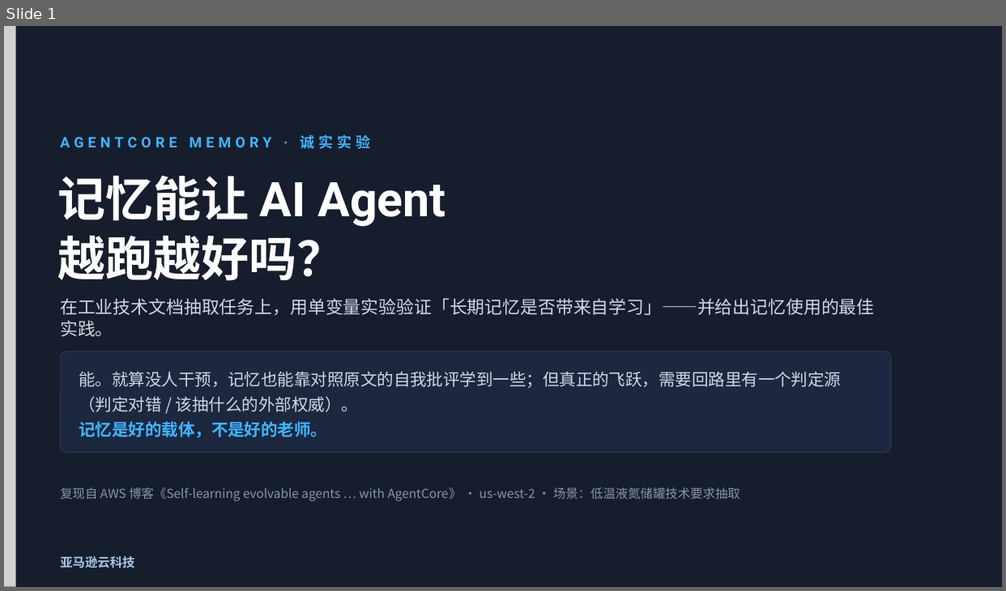
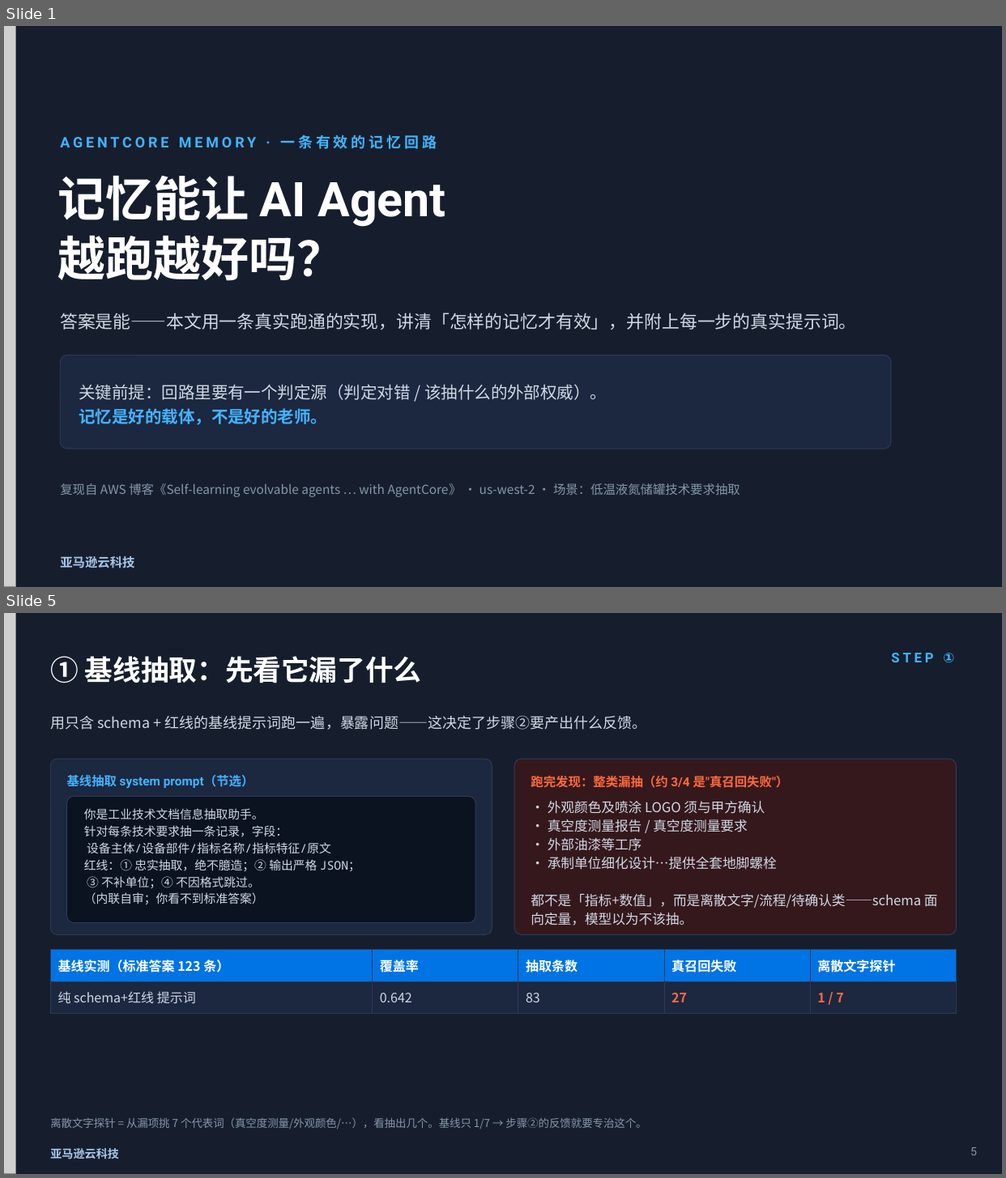
Before and after one commit to dashjim/agentcore-memory-loop, a slide deck: docs/记忆能让Agent越跑越好吗.pptx. Shown one above the other, each under a label of ours: slide 1 before the commit, slides 1 and 5 after it; the slides between them are not shown. The pictures are 1006x591 and 1006x1178 pixels, drawn with LibreOffice and Linux fonts; fonts in the diff are those of the drawing; grey boxes stand for pictures. Boxes give left, top, right and bottom in pixels: in the first picture for what was removed or moved away, otherwise in the second. Text is boxed around its words. In the diff, an @@ line names an element or a change of style, - is before the commit and + after.

```diff
--- a/docs/记忆能让Agent越跑越好吗.pptx
+++ b/docs/记忆能让Agent越跑越好吗.pptx
@@ slide 5 added at (x1=4, y1=613, x2=1002, y2=1174), background #161E2D @@
@@ picture added at (x1=4, y1=613, x2=16, y2=1174) @@
@@ text added at (x1=50, y1=656, x2=422, y2=683), 27 pt, text #FFFFFF, bold @@
+① 基线抽取：先看它漏了什么
@@ text added at (x1=891, y1=653, x2=954, y2=663), 13 pt, text #42B4FF, bold @@
+STEP ①
@@ text added at (x1=50, y1=716, x2=646, y2=730), 14 pt, text #CFD9E4 @@
+用只含 schema + 红线的基线提示词跑一遍，暴露问题——这决定了步骤②要产出什么反馈。
@@ rounded rectangle added at (x1=50, y1=759, x2=492, y2=935), fill #1C2740, outline #2E3B57 0.75 pt @@
@@ text added at (x1=67, y1=775, x2=254, y2=789), 12 pt, text #42B4FF, bold @@
+基线抽取 system prompt（节选）
@@ rounded rectangle added at (x1=514, y1=759, x2=957, y2=935), fill #35181C, outline #2E3B57 0.75 pt @@
@@ text added at (x1=530, y1=776, x2=789, y2=788), 12 pt, text #FF6A3D, bold @@
+跑完发现：整类漏抽（约 3/4 是"真召回失败"）
@@ rounded rectangle added at (x1=67, y1=796, x2=475, y2=923), fill #0B1220, outline #2E3B57 0.75 pt @@
@@ text added at (x1=530, y1=801, x2=938, y2=926), 13 pt, text #CFD9E4 @@
+· 外观颜色及喷涂 LOGO 须与甲方确认
+· 真空度测量报告 / 真空度测量要求
+· 外部油漆等工序
+· 承制单位细化设计…提供全套地脚螺栓
+都不是「指标+数值」，而是离散文字/流程/待确认类——schema 面向定量，模型以为不该抽。
@@ text added at (x1=84, y1=808, x2=360, y2=905), 11.5 pt, text #CFD9E4 @@
+你是工业技术文档信息抽取助手。
+针对每条技术要求抽一条记录，字段：
+设备主体/设备部件/指标名称/指标特征/原文
+红线：① 忠实抽取，绝不臆造；② 输出严格 JSON；
+③ 不补单位；④ 不因格式跳过。
+（内联自审；你看不到标准答案）
@@ table added at (x1=50, y1=950, x2=957, y2=1013), 2 rows, 5 columns @@
+基线实测（标准答案 123 条） | 覆盖率 | 抽取条数 | 真召回失败 | 离散文字探针
+纯 schema+红线 提示词 | 0.642 | 83 | 27 | 1 / 7
@@ text added at (x1=50, y1=1118, x2=646, y2=1130), 10.5 pt, text #8496A8 @@
+离散文字探针 = 从漏项挑 7 个代表词（真空度测量/外观颜色/…），看抽出几个。基线只 1/7 → 步骤②的反馈就要专治这个。
@@ text added at (x1=50, y1=1148, x2=119, y2=1160), 11 pt, text #A8C7E8, bold @@
+亚马逊云科技
@@ text added at (x1=970, y1=1148, x2=977, y2=1156), 11 pt, text #8496A8 @@
+5
@@ slide 1 changed as well @@
@@ text at (x1=60, y1=135, x2=437, y2=149): text changed @@
-AGENTCORE MEMORY · 诚实实验
+AGENTCORE MEMORY · 一条有效的记忆回路
@@ text at (x1=60, y1=313, x2=856, y2=330): text changed @@
-在工业技术文档抽取任务上，用单变量实验验证「长期记忆是否带来自学习」——并给出记忆使用的最佳实践。
+答案是能——本文用一条真实跑通的实现，讲清「怎样的记忆才有效」，并附上每一步的真实提示词。
@@ rounded rectangle resized from (x1=60, y1=352, x2=891, y2=453) to (x1=60, y1=356, x2=891, y2=449) @@
@@ rounded rectangle at (x1=60, y1=356, x2=891, y2=449): proportions changed @@
@@ text at (x1=79, y1=384, x2=607, y2=400): text changed @@
-能。就算没人干预，记忆也能靠对照原文的自我批评学到一些；但真正的飞跃，需要回路里有一个判定源（判定对错 / 该抽什么的外部权威）。
+关键前提：回路里要有一个判定源（判定对错 / 该抽什么的外部权威）。
@@ text "复现自 AWS 博客《Self-learning evolvable agents ..." moved from (x1=60, y1=488, x2=740, y2=501) to (x1=60, y1=484, x2=740, y2=497) @@
```
Also in this commit, not shown: 8 other slides changed, 2 other slides added, 6 slides removed, 1 other file.
